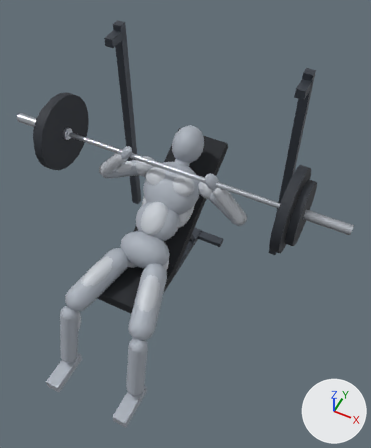
Renders of the glTF model public/models/exercises/incline-bench-press.glb from each side of a commit.
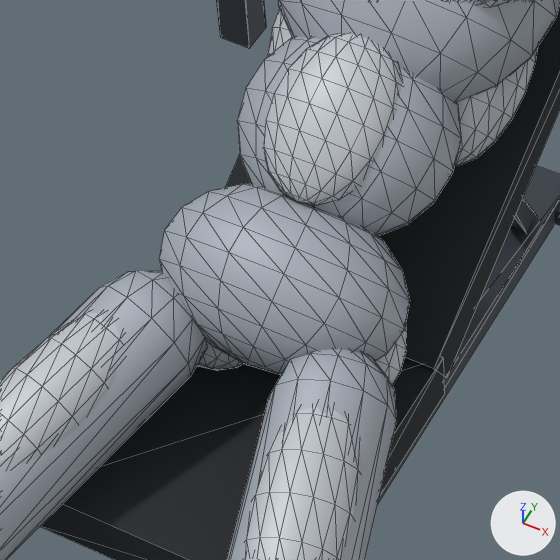
Old and new are each drawn whole from a 50 mm lens placed at (1.011, -1.574, 2.815), pointed at (0.178, 0.093, 0.731) and again close up on the part from 24% to 54% of the width and 44% to 68% of the height. Every picture has the same lights, and +X, +Y and +Z are marked at lower right. The older version's two pictures come first. The close-ups show mesh edges as thin lines. Where no turn or scale is listed for an object, it has been applied to the vertices.

The first close-up shows 'abdomen', 'abs', 'bench_back_mesh', 'bench_rail_mesh', 'bench_seat_mesh', 'lats_l', 'pelvis', 'quads_l', 'quads_r', 'thigh_l', 'thigh_r', 'torso' and 7 more.
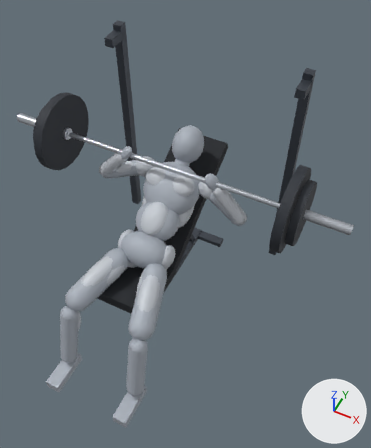
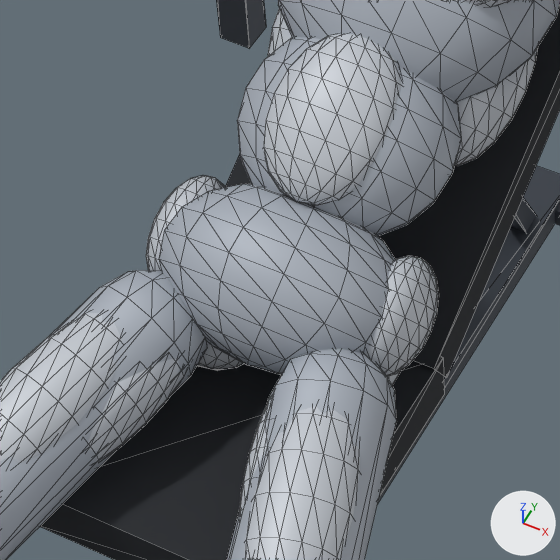
The change, as a diff of the scene's bpy script:
```diff
--- a/public/models/exercises/incline-bench-press.glb.py
+++ b/public/models/exercises/incline-bench-press.glb.py
@@ ob_abductor_r @@
+ob_abductor_r = bpy.data.objects.new('abductor_r', me_mesh_1)
+ob_abductor_r.parent = ob_hips
+ob_abductor_r.location = (-0.13, 0.015, 0.0)
+ob_abductor_r.scale = (0.04, 0.06, 0.07)
@@ ob_adductor_r @@
+ob_adductor_r = bpy.data.objects.new('adductor_r', me_mesh_1)
+ob_adductor_r.parent = ob_hip_r
+ob_adductor_r.location = (0.045, 0.0, -0.14)
+ob_adductor_r.scale = (0.03, 0.045, 0.11)
@@ ob_abductor_l @@
+ob_abductor_l = bpy.data.objects.new('abductor_l', me_mesh_1)
+ob_abductor_l.parent = ob_hips
+ob_abductor_l.location = (0.13, 0.015, 0.0)
+ob_abductor_l.scale = (0.04, 0.06, 0.07)
@@ ob_adductor_l @@
+ob_adductor_l = bpy.data.objects.new('adductor_l', me_mesh_1)
+ob_adductor_l.parent = ob_hip_l
+ob_adductor_l.location = (-0.045, 0.0, -0.14)
+ob_adductor_l.scale = (0.03, 0.045, 0.11)
```

Boxes [x1, y1, x2, y2] around the edits, measured in the close-ups (560 x 560 px):
'abductor_l', added: after [365, 256, 439, 377]
'adductor_r', added: after [87, 358, 185, 462]
'abductor_r', added: after [146, 175, 226, 271]
'adductor_l', added: after [239, 399, 270, 514]
